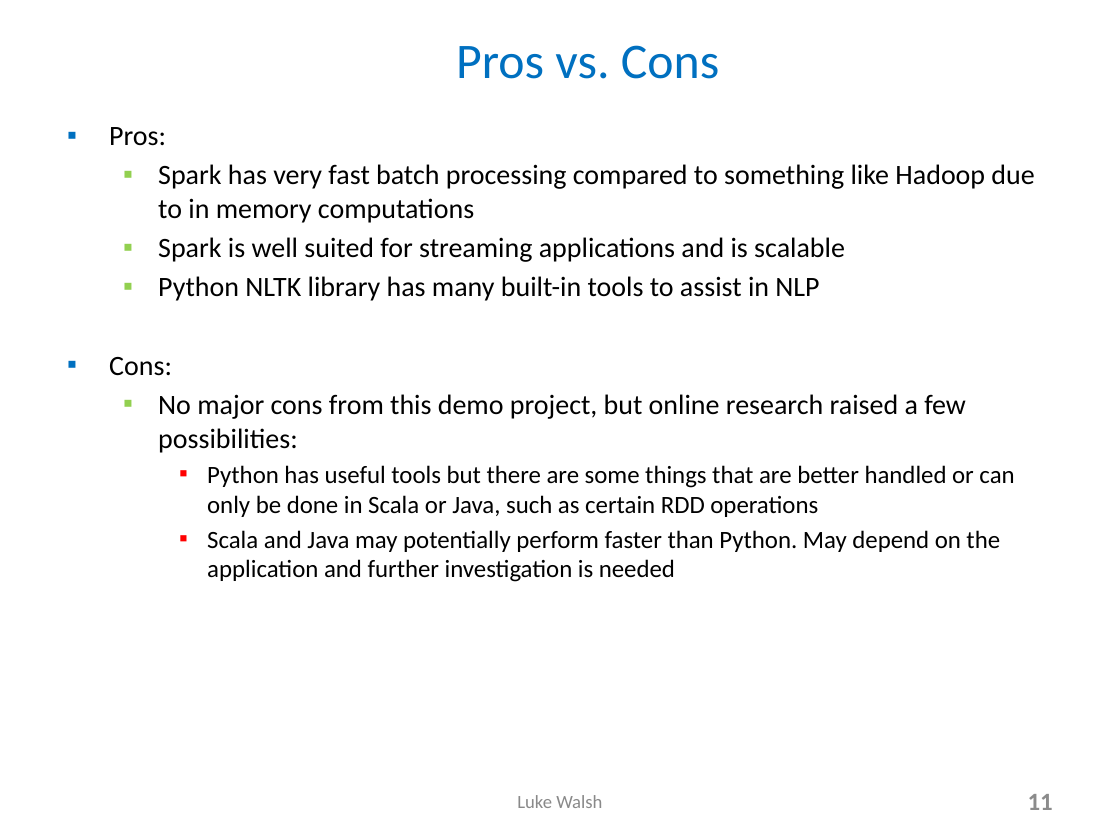
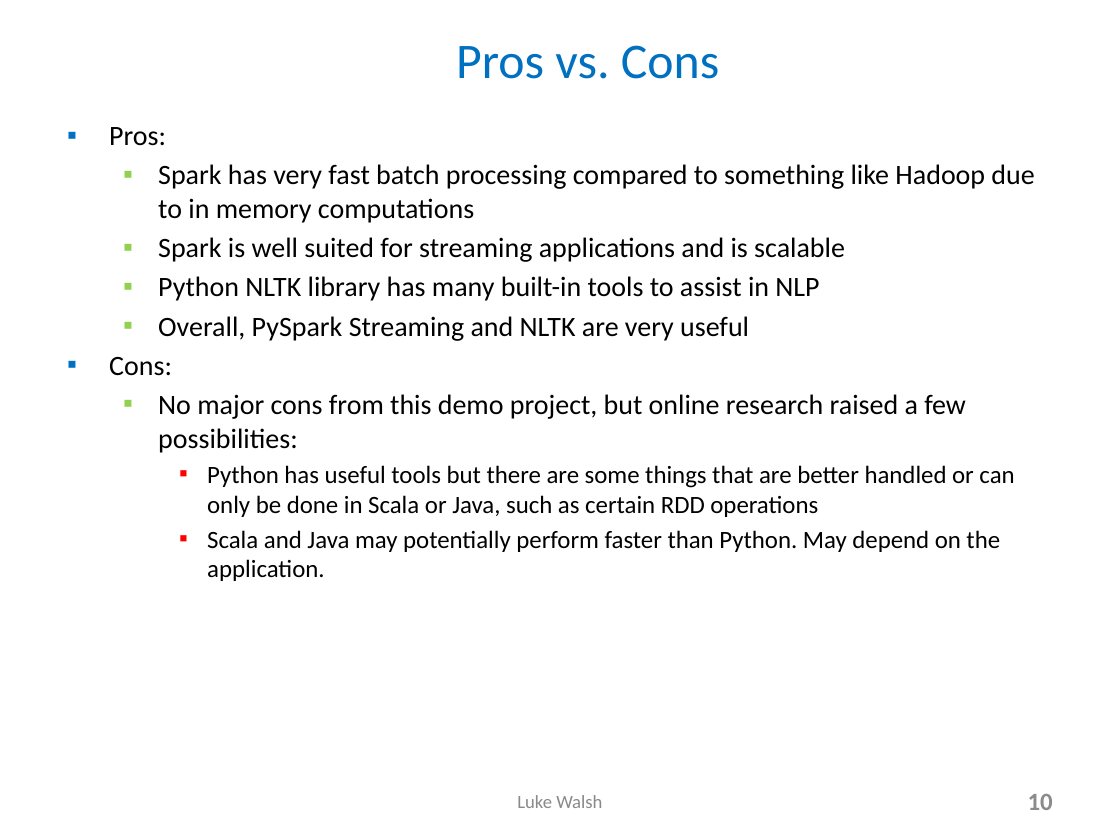
Before and after one commit to lukewalshct/Twitter_Sentiment, a slide deck: slide 10 of Spark_Streaming_NLTK_LWalsh_2min.pptx (slide 11 before the commit). Drawn at 1120x840 pixels with LibreOffice and Linux fonts; fonts in the diff are those of the drawing. Boxes give left, top, right and bottom in pixels: in the first picture for what was removed or moved away, otherwise in the second. Text is boxed around its words. In the diff, an @@ line names an element or a change of style, - is before the commit and + after.

```diff
--- a/Spark_Streaming_NLTK_LWalsh_2min.pptx
+++ b/Spark_Streaming_NLTK_LWalsh_2min.pptx
@@ text at (158, 316, 749, 341): paragraph added @@
+  ▪ Overall, PySpark Streaming and NLTK are very useful
@@ text at (207, 530, 1000, 581): text changed @@
-    ▪ Scala and Java may potentially perform faster than Python. May depend on the application and further investigation is needed
+    ▪ Scala and Java may potentially perform faster than Python. May depend on the application.
@@ page number at (1028, 794, 1053, 810): text changed @@
-11
+10
```
Also in this commit, not shown: 5 other slides changed, 1 slide removed, 8 other files.
